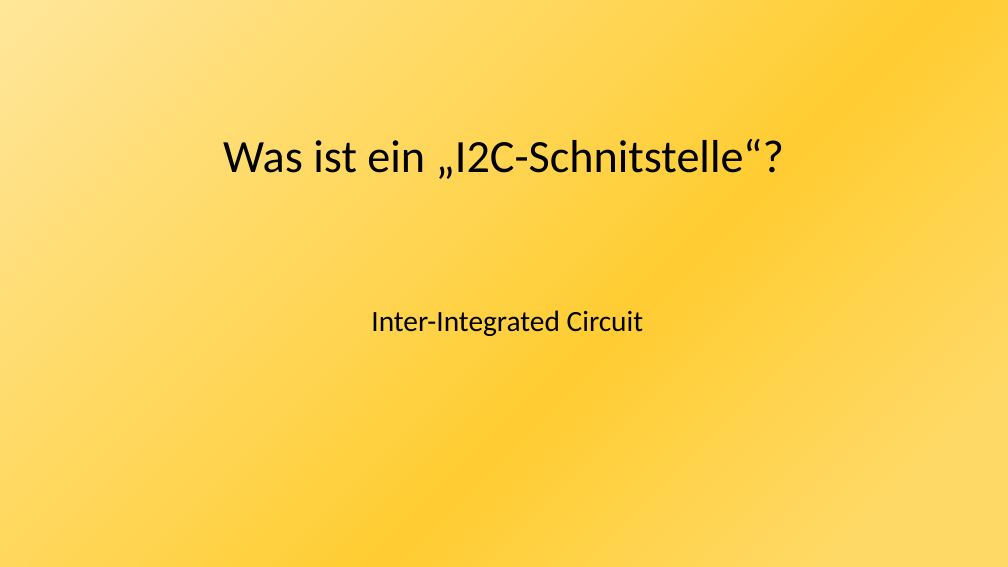
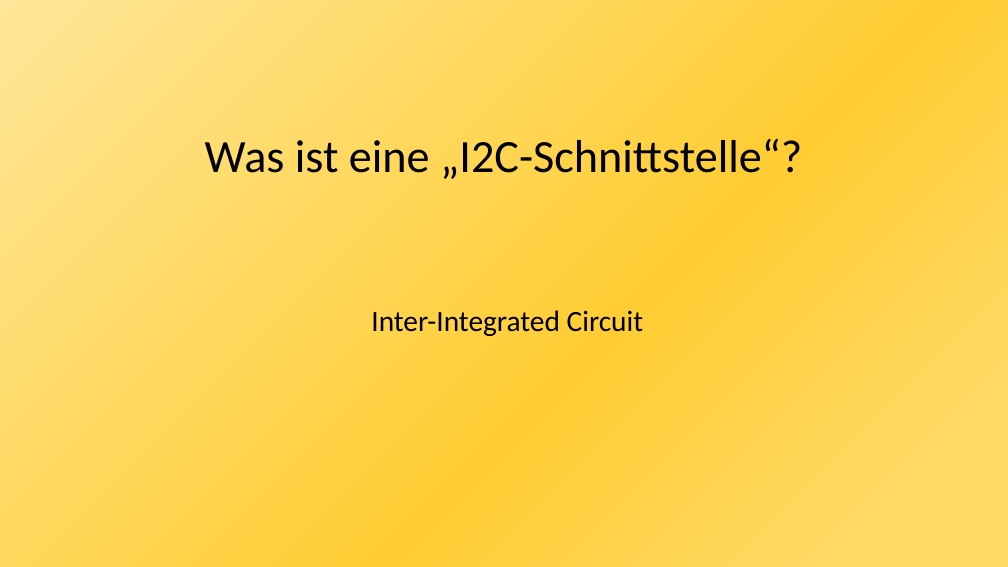
Before and after one commit to JonasHeilig/Arduino-GFS, a slide deck: slide 19 of Arduino-PP.pptx. Drawn at 1008x567 pixels with LibreOffice and Linux fonts; fonts in the diff are those of the drawing. Boxes give left, top, right and bottom in pixels: in the first picture for what was removed or moved away, otherwise in the second. Text is boxed around its words. In the diff, an @@ line names an element or a change of style, - is before the commit and + after.

```diff
--- a/Arduino-PP.pptx
+++ b/Arduino-PP.pptx
@@ title at (205,139,802,179): text changed @@
-Was ist ein „I2C-Schnitstelle“?
+Was ist eine „I2C-Schnittstelle“?
```
Also in this commit, not shown: 4 other slides changed.
